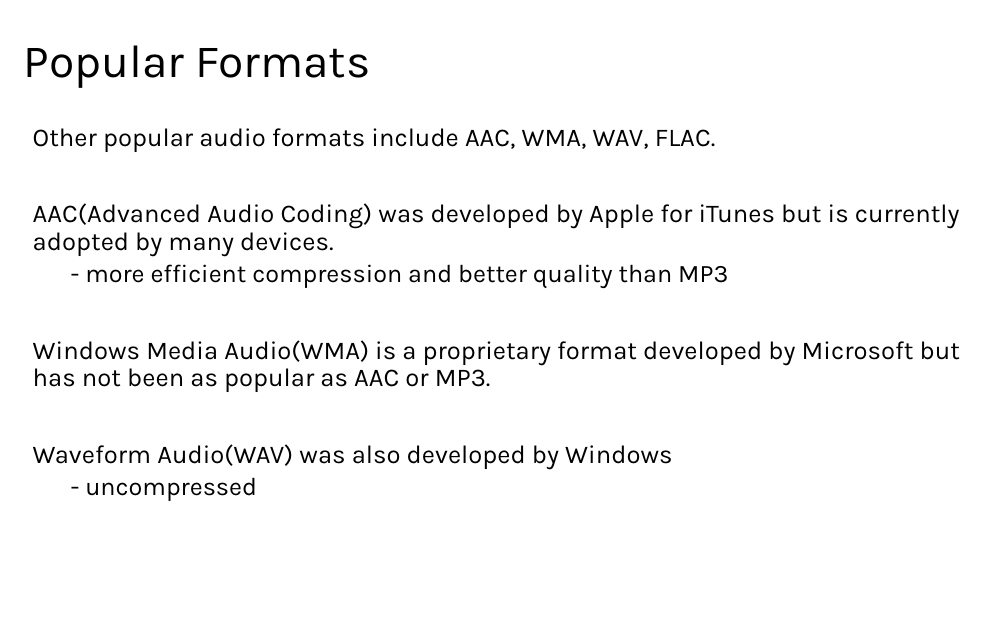
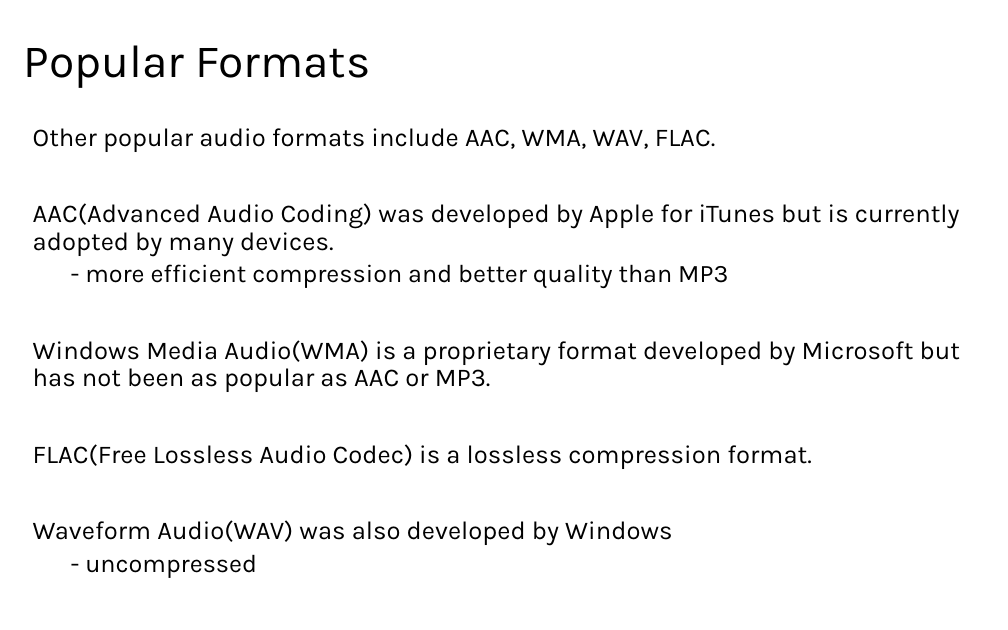
Before and after one commit to LongBaoNguyen/longbaonguyen.github.io, a slide deck: slide 10 of courses/apcsp/lect15.pptx. Drawn at 1008x630 pixels with LibreOffice and Linux fonts; fonts in the diff are those of the drawing. Boxes give left, top, right and bottom in pixels: in the first picture for what was removed or moved away, otherwise in the second. Text is boxed around its words. In the diff, an @@ line names an element or a change of style, - is before the commit and + after.

```diff
--- a/courses/apcsp/lect15.pptx
+++ b/courses/apcsp/lect15.pptx
@@ text at <box>33,444,811,469</box>: paragraph added @@
+FLAC(Free Lossless Audio Codec) is a lossless compression format.
```
Also in this commit, not shown: 2 other files.
